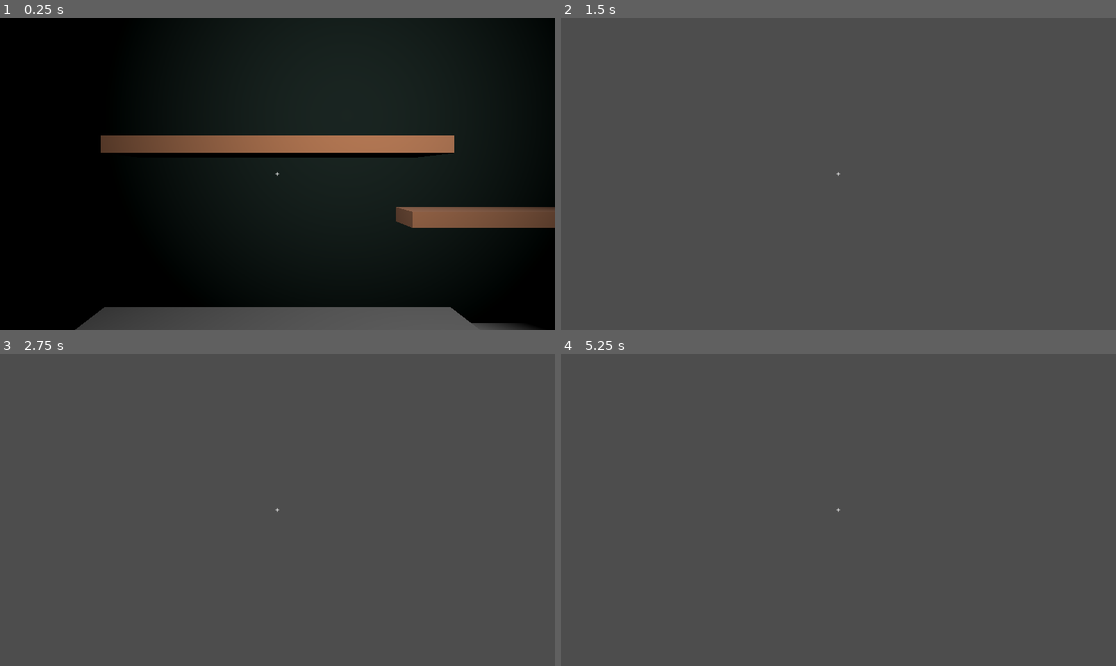
Above: before the commit, frames 1-4 (two rows, left to right).
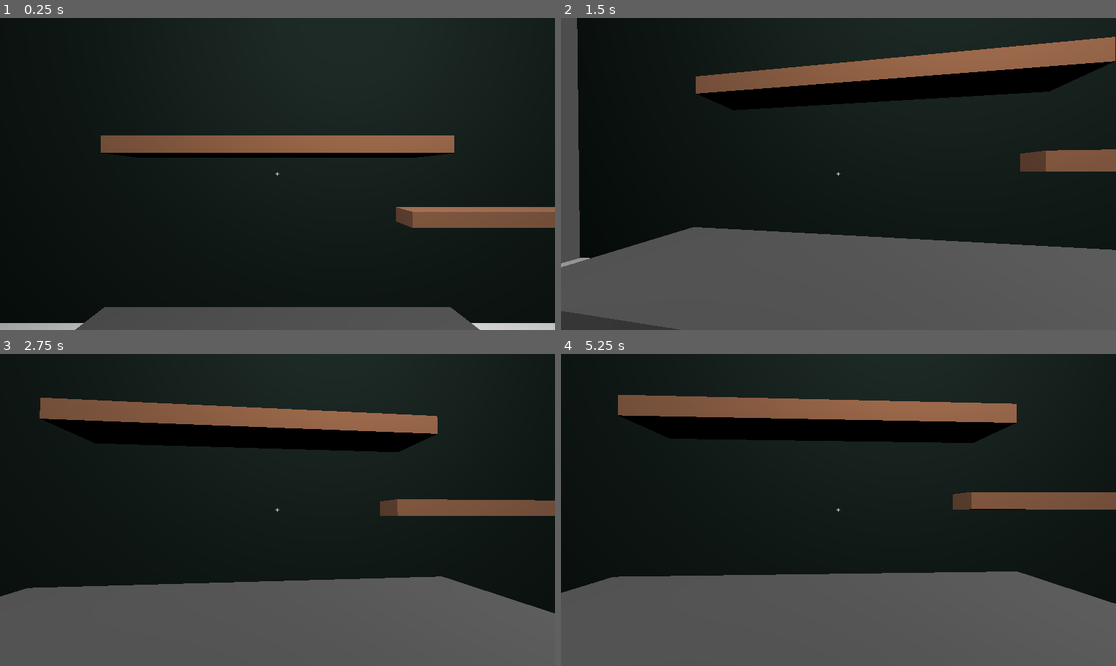
Above: after the commit, the same moments.

Repository: FlstTrnshd/Forgelord
Game: Godot game, scene res://Main.tscn
Two runs of this game, one before a commit and one after it. Both use one fixed random seed, a clock stepped at 60 frames per second and the inputs below.
Inputs (mouse positions are in pixels of both pictures, inside the frame that each line leads up to):
- Up to frame 1 (0.25 s): no input
- Up to frame 2 (1.5 s): move the mouse to (866, 174) at 0.52 s; hold W (move_forward) from 0.53 s (still down); click (866, 174) at 0.67 s; move the mouse to (810, 174) at 1.27 s
- Up to frame 3 (2.75 s): keep holding W (move_forward); tap Enter at 2 s; move the mouse to (288, 503) at 2.02 s
- Up to frame 4 (5.25 s): keep holding W (move_forward); tap Space at 2.75, 4.25 s; move the mouse to (832, 516) at 2.77 s; click (832, 516) at 2.92 s; tap Enter at 3.5, 5 s; move the mouse to (877, 513) at 3.52 s; move the mouse to (794, 506) at 4.27 s; move the mouse to (844, 510) at 5.02 s; click (844, 510) at 5.17 s

The runs differ from the first frame. In frame 1, 2.1% of the frame differs, in the area x 0-100%, y 0-100%; in frame 2, 69%; in frame 3, 74%, in the area x 0-100%, y 0-84%; in frame 4, 72%.

Commit message:
Kingdom Beginning

Diff:
--- /dev/null
+++ b/Kingdoms.gd
@@ -0,0 +1,37 @@
+extends Node
+
+const KINGDOMS = [
+	"Hralgorn", "Drenwyn", "New Karthus", "Cirigras",
+	"Orikalth", "Veridia", "Khaeldros", "Dunsphyr", "Ferroskar", "Vjellor",
+	"Kriegsarm", "Zephyros", "Drosvarn"
+]
+
+const Lore_Rel = {
+	["Cirigras", "Hralgorn" ]: 90,
+	["Cirigras", "Drenwyn"]: 20,
+	["Drenwyn", "Karthus"]: 70,
+	["Drosvarn", "Zephyros"]: 40,
+	["Khaeldros", "Veridia"]: 30,
+	["Hralgorn", "Veridia"]: 60,
+}
+
+var relations = {}
+
+func _ready():
+	for i in KINGDOMS.size():
+		for j in range(i + 1, KINGDOMS.size()):
+			var pair = [KINGDOMS[i], KINGDOMS[i+1]]
+			relations[pair] = 50.0
+	for pair in Lore_Rel:
+		relations[pair] = Lore_Rel[pair]
+
+func calc_drift(rel):
+	var targ_rel = 50
+	var diff = rel - targ_rel
+	var drift = diff / 30
+	return drift
+
+func RelationTick():
+	for pair in relations:
+		relations[pair] -= calc_drift(relations[pair])
+		print(relations[pair])
--- a/Main.tscn
+++ b/Main.tscn
@@ -6,6 +6,7 @@
 [ext_resource type="Script" uid="uid://hurs2dcyev1t" path="res://Iron_Shelf.gd" id="4_fos0i"]
 [ext_resource type="Script" uid="uid://ctexjgd2dgvrm" path="res://item_shelf.gd" id="5_fos0i"]
 [ext_resource type="PackedScene" uid="uid://bmvt5oabcv7u0" path="res://ingot_inv.tscn" id="6_3dxm6"]
+[ext_resource type="Script" uid="uid://c1arp2cuv6fps" path="res://back_door.gd" id="7_lgr22"]
 
 [sub_resource type="StandardMaterial3D" id="StandardMaterial3D_lgr22"]
 albedo_color = Color(0.096204735, 0.09620475, 0.096204735, 1)
@@ -36,18 +37,24 @@
 next_pass = SubResource("ShaderMaterial_fos0i")
 albedo_color = Color(0.2747506, 0.15340286, 0.06024658, 1)
 
+[sub_resource type="StandardMaterial3D" id="StandardMaterial3D_trn2v"]
+albedo_color = Color(0.503528, 0.2599565, 0.007635703, 1)
+
 [node name="Node3D" type="Node3D"]
 script = ExtResource("1_glv2v")
 
 [node name="Light" type="OmniLight3D" parent="."]
-transform = Transform3D(1, 0, 0, 0, -4.371139e-08, 1, 0, -1, -4.371139e-08, 1, 1, 0)
+transform = Transform3D(1, 0, 0, 0, -4.371139e-08, 1, 0, -1, -4.371139e-08, 1, 2.4216824, -6.214371e-08)
 light_energy = 16.0
+light_size = 1.0
+omni_range = 15.31322
 
 [node name="Anvil" type="StaticBody3D" parent="." groups=["Anvil"]]
 transform = Transform3D(1, 0, 0, 0, 1, 0, 0, 0, 1, 0, -1.5, -1.265)
 script = ExtResource("3_r0du0")
 
 [node name="Anvil" type="CSGBox3D" parent="Anvil"]
+use_collision = true
 size = Vector3(3, 1, 1)
 material = SubResource("StandardMaterial3D_lgr22")
 
@@ -110,3 +117,10 @@
 size = Vector3(4, 0.2, 0.35)
 material = SubResource("StandardMaterial3D_3dxm6")
 script = ExtResource("5_fos0i")
+
+[node name="BackDoor" type="CSGBox3D" parent="."]
+transform = Transform3D(1, 0, 0, 0, 1, 0, 0, 0, 1, -0.049743652, -1.0222282, 2.805259)
+use_collision = true
+size = Vector3(0.9005127, 1.9824219, 0.19921875)
+material = SubResource("StandardMaterial3D_trn2v")
+script = ExtResource("7_lgr22")
--- /dev/null
+++ b/World_Clock.gd
@@ -0,0 +1,60 @@
+extends Node
+
+signal tick_passed
+signal day_ended(date: Dictionary)
+signal week_ended(date: Dictionary)
+
+const MONTHS = [
+	"Urdumun", "Kaosmon", "Freyjmun", "Hademon",
+	"Gaimun", "Zephmon", "Heimsmun", "Zaphmon",
+	"Valhmun", "Noctmon"
+]
+const DAYS_PER_MONTH = 30
+const DAYS_PER_WEEK = 7
+const TICKS_PER_DAY = 100
+const TICK_RATE = 0.1
+
+var day := 1
+var month := 1
+var year := 450
+var current_tick := 0
+var time_accumulator := 0.0
+
+func _process(delta):
+	time_accumulator += delta
+	if time_accumulator >= TICK_RATE:
+		time_accumulator -= TICK_RATE
+		_on_tick()
+
+func _on_tick():
+	current_tick += 1
+	tick_passed.emit()
+	if current_tick >= TICKS_PER_DAY:
+		current_tick = 0
+		_on_day_end()
+
+func _on_day_end():
+	var date = get_date()
+	day_ended.emit(date)
+	if day % DAYS_PER_WEEK == 0:
+		week_ended.emit(date)
+	day += 1
+	if day > DAYS_PER_MONTH:
+		day = 1
+		month += 1
+	if month > MONTHS.size():
+		month = 1
+		year += 1
+
+func get_date() -> Dictionary:
+	return {
+		"day": day,
+		"month": MONTHS[month - 1],
+		"year": year
+	}
+
+func advance_day():
+	print("Day Ended")
+	print(Kingdoms.relations)
+	Kingdoms.RelationTick()
+	current_tick = TICKS_PER_DAY
--- /dev/null
+++ b/back_door.gd
@@ -0,0 +1,4 @@
+extends CSGBox3D
+
+func interact():
+	WorldClock.advance_day()
--- a/ingot_inv.gd
+++ b/ingot_inv.gd
@@ -13,5 +13,5 @@
 		if slot["occupant"] == null:
 			var pos = iron_shelf.global_position + Vector3.UP * iron_shelf.snap_height + slot["offset"]
 			slot["occupant"] = "Iron_Ingot"
-			get_parent().spawn_item(pos, "Iron_Ingot")
+			get_parent().spawn_item(pos, "Iron_Ingot", Ingot.MetalType.IRON)
 			break
--- a/main.gd
+++ b/main.gd
@@ -27,15 +27,17 @@
 	original_pos = cam.global_position
 	original_rot = cam.rotation
 
-func spawn_item(pos: Vector3, item_name: String):
+func spawn_item(pos: Vector3, item_name: String, ingot_metal):
 	if ITEM_SCENES.has(item_name):
 		var item = ITEM_SCENES[item_name].instantiate()
 		$Anvil.add_child(item)
 		item.global_position = pos
+		item.metal_type = ingot_metal  # 👈 Set on the item
 	elif INGOT_TYPES.has(item_name):
 		var item = INGOT_TYPES[item_name].instantiate()
 		$StaticBody3D/Wall_Main/CSGBox3D.add_child(item)
 		item.global_position = pos
+		item.metal_type = ingot_metal  # 👈 Set on the item
 	else:
 		push_error("No scene found for: " + item_name)
 
--- a/project.godot
+++ b/project.godot
@@ -18,6 +18,8 @@
 [autoload]
 
 PlayerInventory="*res://Player_Inventory.gd"
+WorldClock="*res://World_Clock.gd"
+Kingdoms="*res://Kingdoms.gd"
 
 [input]
 
Not shown, added: Kingdoms.gd.uid
Not shown: 1 places in Main.tscn that only renumber resources
Not shown, added: World_Clock.gd.uid
Not shown, added: back_door.gd.uid
